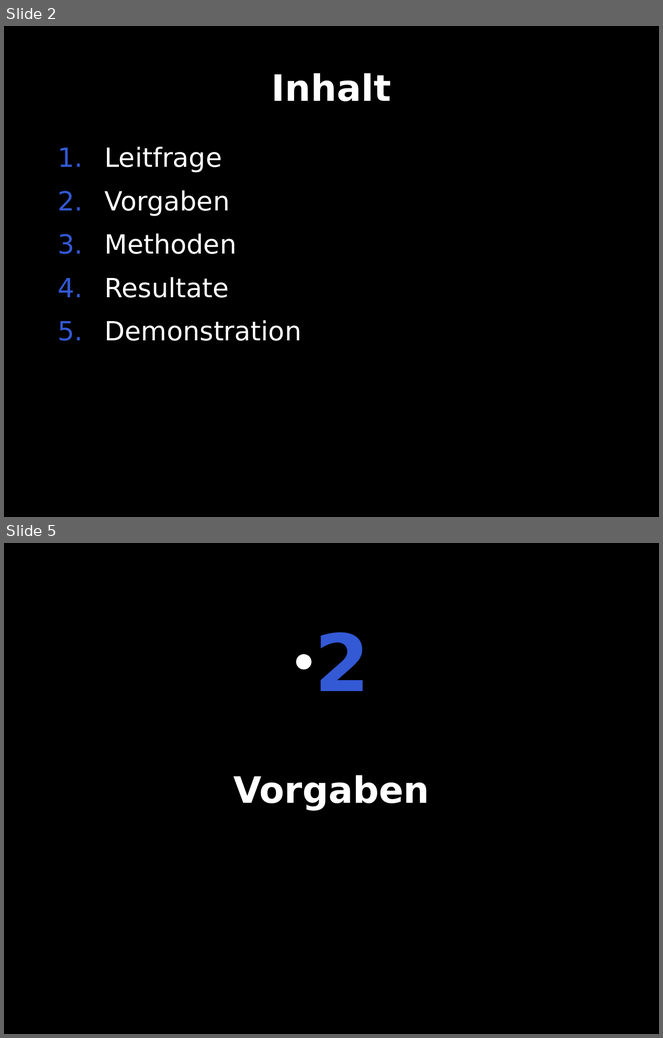
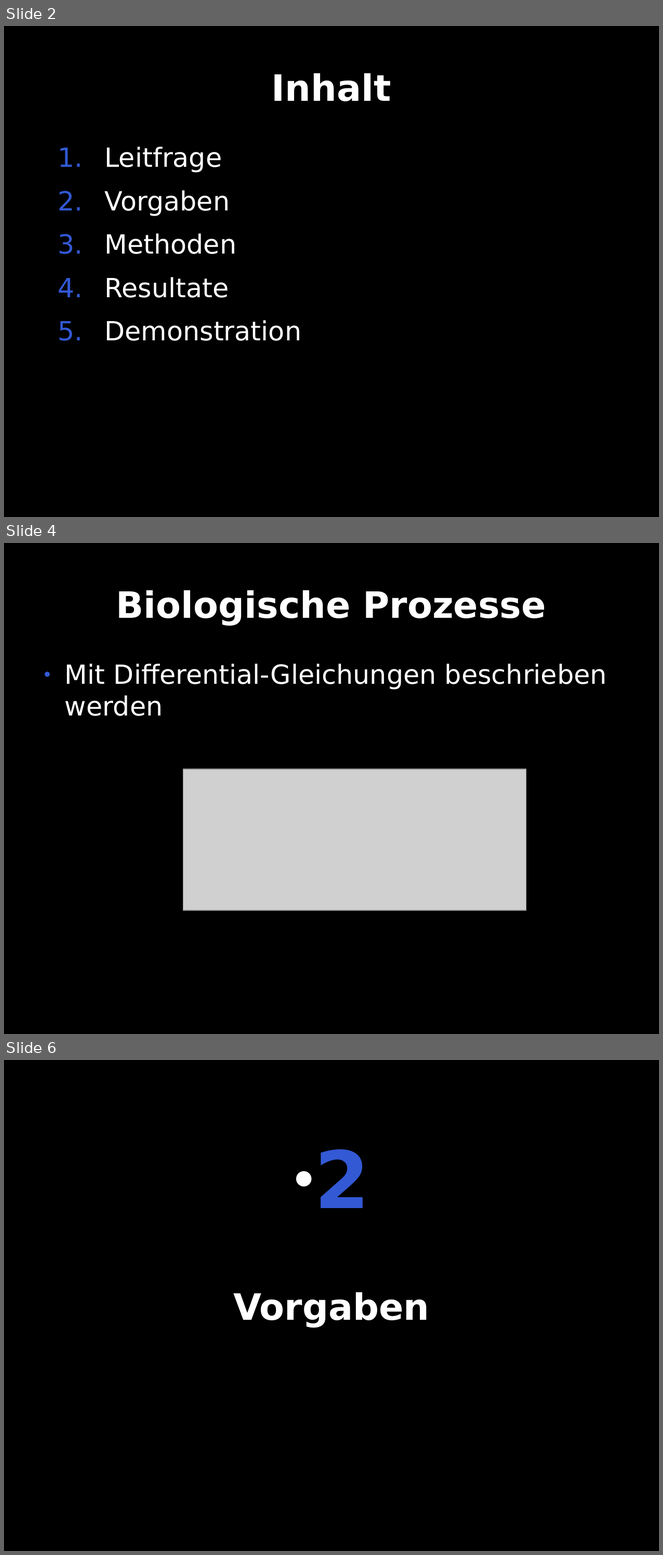
Before and after one commit to te-bachi/SimulationDoc, a slide deck: präsentation/Präsentation_bachi.odp. Shown one above the other, each under a label of ours: slides 2 and 5 before the commit, slides 2, 4 and 6 after it; the slides between them are not shown. The pictures are 663x1038 and 663x1555 pixels, drawn with LibreOffice and Linux fonts; fonts in the diff are those of the drawing; grey boxes stand for pictures. Boxes give left, top, right and bottom in pixels: in the first picture for what was removed or moved away, otherwise in the second. Text is boxed around its words. In the diff, an @@ line names an element or a change of style, - is before the commit and + after.

```diff
--- a/präsentation/Präsentation_bachi.odp
+++ b/präsentation/Präsentation_bachi.odp
@@ slide 4 added at <box>4,543,659,1034</box>, background #000000 @@
@@ title added at <box>116,590,546,626</box>, 44 pt, text #FFFFFF, bold @@
+Biologische Prozesse
@@ text added at <box>65,664,607,716</box>, 32 pt, text #FFFFFF @@
+● Mit Differential-Gleichungen beschrieben werden
@@ picture added at <box>183,770,527,911</box> @@
@@ what was slide 5 is now slide 6 @@
```
Also in this commit, not shown: 1 slide changed, 2 other slides added, 2 slides removed.
